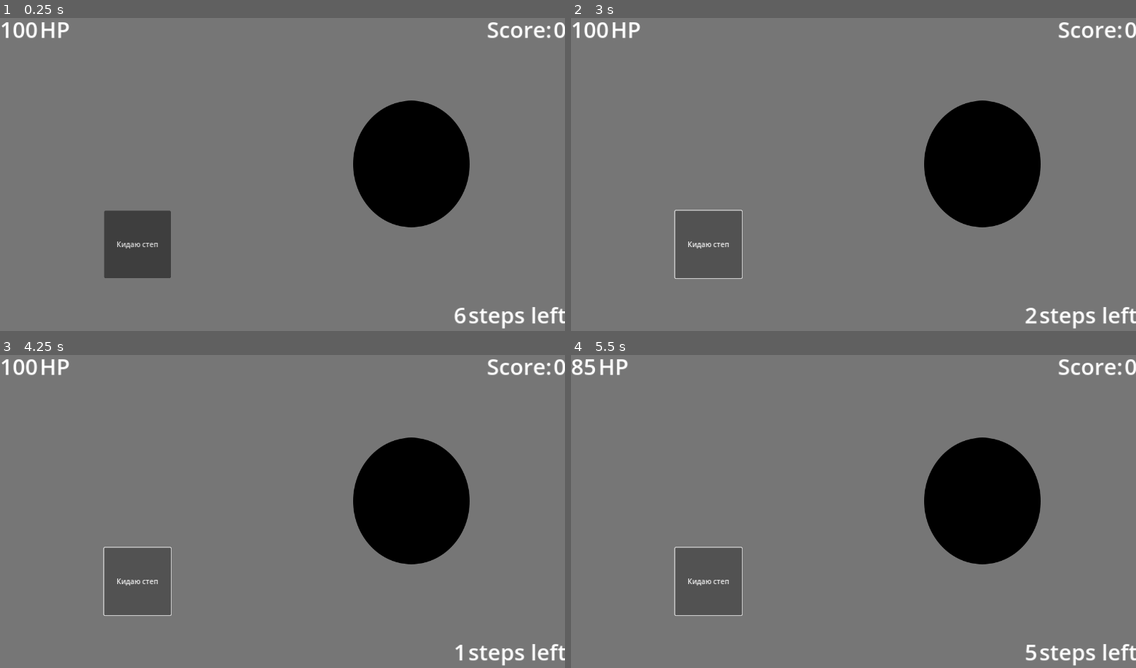
Above: before the commit, frames 1-4 (two rows, left to right).
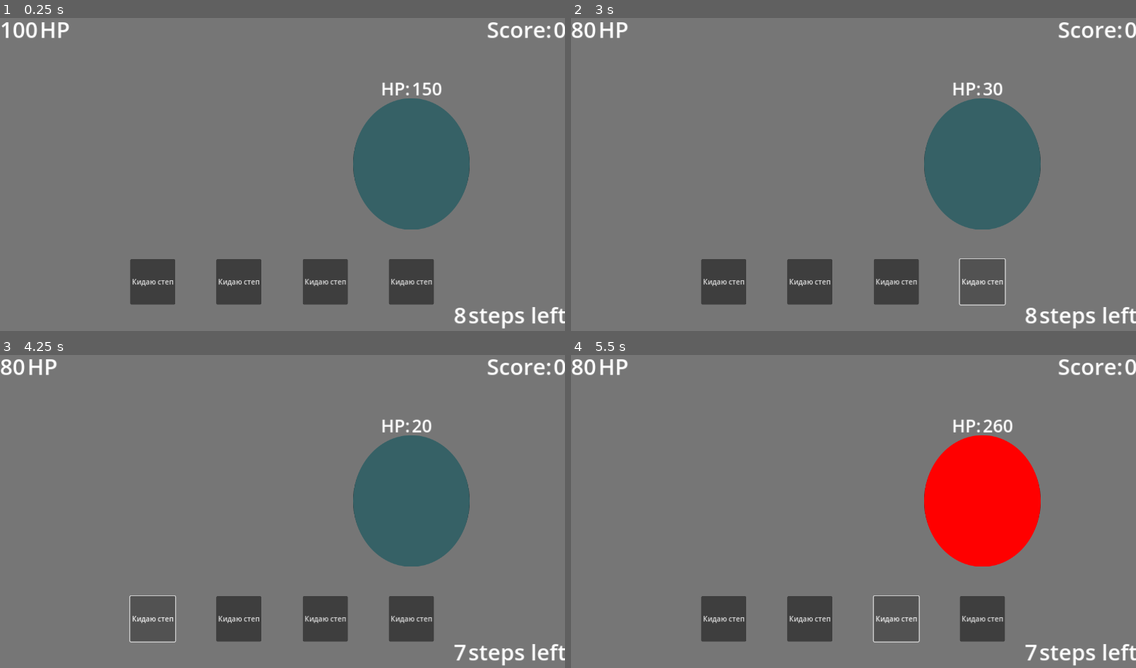
Above: after the commit, the same moments.

Repository: Kpokoko/cocojam
Game: Godot game, scene res://game/Scenes/main_game_scene.tscn
Same seed, same stepped clock (60 frames per second), same inputs: the game is played once before the commit and once after it.
Inputs:
- Up to frame 1 (0.25 s): no input
- Up to frame 2 (3 s): click "Кидаю степ" at 0.5 s; click "Кидаю степ" at 1.25 s; click "Кидаю степ" at 2 s; click "Кидаю степ" at 2.75 s
- Up to frame 3 (4.25 s): click "Кидаю степ" at 3.5 s
- Up to frame 4 (5.5 s): click "Кидаю степ" at 4.25 s; click "Кидаю степ" at 5 s

The runs differ from the first frame. In frame 1, 13% of the frame differs, in the area x 18-84%, y 20-98%; in frame 2, 14%, in the area x 0-84%, y 1-98%; in frame 3, 14%; in frame 4, 14%.

Commit message:
added some monster logic

Diff:
--- /dev/null
+++ b/Monster.gd
@@ -0,0 +1,28 @@
+extends Node2D
+
+class_name Monster
+
+@export var monster_name: String = "Goblin"
+@export var health: int = 100
+@export var damage: int = 10
+@export var steps_given: int = 6
+@export var sprite_texture: Texture2D
+
+func monster_initialize():
+	Globals.enemy_health = health
+	Globals.damage = damage
+	Globals.set_steps(steps_given)
+	Globals.steps = steps_given
+	Events.enemy_health_changes.emit(health)
+	Events.steps_changes.emit(steps_given)
+
+func take_damage(amount: int, steps: int):
+	Globals.change_enemy_health(-amount)
+	Globals.change_steps(-steps)
+	health = Globals.enemy_health
+	if health <= 0:
+		die()
+
+func die():
+	Globals.spawn_new_monster()
+	queue_free()
--- a/core/events.gd
+++ b/core/events.gd
@@ -3,3 +3,4 @@
 signal point_changes(points: int)
 signal health_changes(health: int)
 signal steps_changes(steps: int)
+signal enemy_health_changes(health: int)
--- a/core/globals.gd
+++ b/core/globals.gd
@@ -2,6 +2,7 @@
 
 var points:= 0
 var health := 100
+var enemy_health := 100
 var steps := 6
 var damage := 15
 var deafault_steps := 6
@@ -13,6 +14,10 @@
 func change_health(diff: int):
 	health += diff
 	Events.health_changes.emit(health)
+
+func change_enemy_health(diff: int):
+	enemy_health += diff
+	Events.enemy_health_changes.emit(enemy_health)
 
 func set_damage(diff: int):
 	damage = diff
@@ -27,3 +32,30 @@
 		steps = deafault_steps
 
 	Events.steps_changes.emit(steps)
+
+func spawn_new_monster():
+
+
+	var monster_scene = preload("res://game/scene_parts/monster.tscn")  # Загружаем сцену монстра
+	var new_monster = monster_scene.instantiate()  # Создаём новый экземпляр
+
+	var old_monster = get_tree().current_scene.get_node_or_null("Monster")
+	if old_monster:
+		new_monster.name = "monster"
+	else:
+		new_monster.name = "Monster"
+	var monster_data = MonsterData.get_random_monster()
+
+	# Применяем параметры
+	new_monster.monster_name = monster_data["name"]
+	new_monster.health = monster_data["health"]
+	new_monster.damage = monster_data["damage"]
+	new_monster.steps_given = monster_data["steps_given"]
+	new_monster.get_node("Sprite2D").texture = monster_data["sprite"]
+	new_monster.monster_initialize()
+
+	# Добавляем монстра в сцену с задержкой (чтобы избежать ошибок загрузки)
+	get_tree().current_scene.call_deferred("add_child", new_monster)
+
+	# Обновляем UI
+	Events.enemy_health_changes.emit(new_monster.health)
--- a/game/Scenes/in_game_hud.gd
+++ b/game/Scenes/in_game_hud.gd
@@ -3,13 +3,15 @@
 @onready var health_label = $HBoxContainer/HP
 @onready var score_label = $HBoxContainer/Score
 @onready var steps_label = $HBoxContainer2/Steps
-
-
+@onready var enemy_health_label = $"../HBoxContainer2/HP_Enemy"
 
 func _ready():
 	Events.health_changes.connect(update_health)
 	Events.point_changes.connect(update_points)
 	Events.steps_changes.connect(update_steps)
+	Events.enemy_health_changes.connect(enemy_take_damage)
+	Globals.spawn_new_monster()
+
 
 func update_health(health: int):
 	health_label.text = str(health)
@@ -20,7 +22,38 @@
 func update_steps(steps: int):
 	steps_label.text = str(steps)
 
+func enemy_take_damage(en_health: int):
+	enemy_health_label.text = str(en_health)
+
+func _on_skill_1_pressed() -> void:
+	var Monster = get_tree().current_scene.get_node_or_null("Monster")
+	var monster = get_tree().current_scene.get_node_or_null("monster")
+	if Monster:
+		Monster.take_damage(10,1)
+	elif monster:
+		monster.take_damage(10,1)
 
 
-func _on_button_pressed() -> void:
-	Globals.change_steps(-1)
+func _on_skill_2_pressed() -> void:
+	var Monster = get_tree().current_scene.get_node_or_null("Monster")
+	var monster = get_tree().current_scene.get_node_or_null("monster")
+	if Monster:
+		Monster.take_damage(20,2)
+	elif monster:
+		monster.take_damage(20,2)
+
+func _on_skill_3_pressed() -> void:
+	var Monster = get_tree().current_scene.get_node_or_null("Monster")
+	var monster = get_tree().current_scene.get_node_or_null("monster")
+	if Monster:
+		Monster.take_damage(40,3)
+	elif monster:
+		monster.take_damage(40,3)
+
+func _on_skill_4_pressed() -> void:
+	var Monster = get_tree().current_scene.get_node_or_null("Monster")
+	var monster = get_tree().current_scene.get_node_or_null("monster")
+	if Monster:
+		Monster.take_damage(50,4)
+	elif monster:
+		monster.take_damage(50,4)
--- a/game/Scenes/main_game_scene.tscn
+++ b/game/Scenes/main_game_scene.tscn
@@ -11,7 +11,7 @@
 position = Vector2(640, 360)
 texture = ExtResource("1_e48mg")
 
-[node name="Enemy" type="Sprite2D" parent="."]
+[node name="DSD" type="Sprite2D" parent="."]
 position = Vector2(932, 341)
 texture = ExtResource("2_2rpgh")
 script = ExtResource("3_gespw")
@@ -79,12 +79,57 @@
 horizontal_alignment = 1
 vertical_alignment = 1
 
-[node name="Button" type="Button" parent="."]
-offset_left = 236.0
-offset_top = 447.0
-offset_right = 387.0
-offset_bottom = 600.0
+[node name="HBoxContainer" type="HBoxContainer" parent="."]
+offset_left = 295.0
+offset_top = 557.0
+offset_right = 1073.0
+offset_bottom = 660.0
+
+[node name="Skill1" type="Button" parent="HBoxContainer"]
+layout_mode = 2
+size_flags_horizontal = 2
+size_flags_vertical = 5
 text = "Кидаю степ
 "
 
-[connection signal="pressed" from="Button" to="in_game_hud" method="_on_button_pressed"]
+[node name="Skill2" type="Button" parent="HBoxContainer"]
+layout_mode = 2
+size_flags_horizontal = 2
+size_flags_vertical = 5
+text = "Кидаю степ
+"
+
+[node name="Skill3" type="Button" parent="HBoxContainer"]
+layout_mode = 2
+size_flags_horizontal = 2
+size_flags_vertical = 5
+text = "Кидаю степ
+"
+
+[node name="Skill4" type="Button" parent="HBoxContainer"]
+layout_mode = 2
+size_flags_horizontal = 2
+size_flags_vertical = 5
+text = "Кидаю степ
+"
+
+[node name="HBoxContainer2" type="HBoxContainer" parent="."]
+offset_left = 863.0
+offset_top = 134.0
+offset_right = 1001.0
+offset_bottom = 207.0
+
+[node name="HP_EnemyLabel" type="Label" parent="HBoxContainer2"]
+layout_mode = 2
+theme_override_font_sizes/font_size = 40
+text = "HP:"
+
+[node name="HP_Enemy" type="Label" parent="HBoxContainer2"]
+layout_mode = 2
+theme_override_font_sizes/font_size = 40
+text = "100"
+
+[connection signal="pressed" from="HBoxContainer/Skill1" to="in_game_hud" method="_on_skill_1_pressed"]
+[connection signal="pressed" from="HBoxContainer/Skill2" to="in_game_hud" method="_on_skill_2_pressed"]
+[connection signal="pressed" from="HBoxContainer/Skill3" to="in_game_hud" method="_on_skill_3_pressed"]
+[connection signal="pressed" from="HBoxContainer/Skill4" to="in_game_hud" method="_on_skill_4_pressed"]
--- /dev/null
+++ b/game/scene_parts/h_box_container.tscn
@@ -0,0 +1,35 @@
+[gd_scene format=3 uid="uid://b5c5v80s5jdm8"]
+
+[node name="HBoxContainer" type="HBoxContainer"]
+offset_left = 295.0
+offset_top = 557.0
+offset_right = 1073.0
+offset_bottom = 660.0
+
+[node name="Skill1" type="Button" parent="."]
+layout_mode = 2
+size_flags_horizontal = 2
+size_flags_vertical = 5
+text = "Кидаю степ
+"
+
+[node name="Skill2" type="Button" parent="."]
+layout_mode = 2
+size_flags_horizontal = 2
+size_flags_vertical = 5
+text = "Кидаю степ
+"
+
+[node name="Skill3" type="Button" parent="."]
+layout_mode = 2
+size_flags_horizontal = 2
+size_flags_vertical = 5
+text = "Кидаю степ
+"
+
+[node name="Skill4" type="Button" parent="."]
+layout_mode = 2
+size_flags_horizontal = 2
+size_flags_vertical = 5
+text = "Кидаю степ
+"
--- /dev/null
+++ b/game/scene_parts/in_game_hud.tscn
@@ -0,0 +1,66 @@
+[gd_scene load_steps=2 format=3 uid="uid://csrmpt0b8wjui"]
+
+[ext_resource type="Script" path="res://game/Scenes/in_game_hud.gd" id="1_xs228"]
+
+[node name="in_game_hud" type="MarginContainer"]
+offset_right = 1283.0
+offset_bottom = 719.0
+script = ExtResource("1_xs228")
+
+[node name="HBoxContainer" type="HBoxContainer" parent="."]
+layout_mode = 2
+size_flags_vertical = 0
+
+[node name="HP" type="Label" parent="HBoxContainer"]
+layout_mode = 2
+theme_override_font_sizes/font_size = 50
+text = "100"
+horizontal_alignment = 1
+vertical_alignment = 1
+
+[node name="Label_HP" type="Label" parent="HBoxContainer"]
+layout_mode = 2
+theme_override_font_sizes/font_size = 50
+text = "HP
+"
+horizontal_alignment = 1
+vertical_alignment = 1
+
+[node name="Control" type="Control" parent="HBoxContainer"]
+layout_mode = 2
+size_flags_horizontal = 3
+
+[node name="Label_Score" type="Label" parent="HBoxContainer"]
+layout_mode = 2
+theme_override_font_sizes/font_size = 50
+text = "Score:
+"
+horizontal_alignment = 1
+vertical_alignment = 1
+
+[node name="Score" type="Label" parent="HBoxContainer"]
+layout_mode = 2
+theme_override_font_sizes/font_size = 50
+text = "0
+"
+horizontal_alignment = 1
+vertical_alignment = 1
+
+[node name="HBoxContainer2" type="HBoxContainer" parent="."]
+layout_mode = 2
+size_flags_horizontal = 8
+size_flags_vertical = 8
+
+[node name="Steps" type="Label" parent="HBoxContainer2"]
+layout_mode = 2
+theme_override_font_sizes/font_size = 50
+text = "6"
+horizontal_alignment = 1
+vertical_alignment = 1
+
+[node name="LabelSteps" type="Label" parent="HBoxContainer2"]
+layout_mode = 2
+theme_override_font_sizes/font_size = 50
+text = "steps left"
+horizontal_alignment = 1
+vertical_alignment = 1
--- /dev/null
+++ b/game/scene_parts/monster.tscn
@@ -0,0 +1,12 @@
+[gd_scene load_steps=3 format=3 uid="uid://csc81uvp57iww"]
+
+[ext_resource type="Script" path="res://Monster.gd" id="1_1iwwo"]
+[ext_resource type="Texture2D" uid="uid://rm1246s2bl2v" path="res://game/sprites/Dragon.svg" id="2_50fuq"]
+
+[node name="Monster" type="Node2D"]
+script = ExtResource("1_1iwwo")
+
+[node name="Sprite2D" type="Sprite2D" parent="."]
+position = Vector2(932, 341)
+scale = Vector2(1, 1.041)
+texture = ExtResource("2_50fuq")
--- /dev/null
+++ b/game/scripts/MonsterData.gd
@@ -0,0 +1,28 @@
+extends Node
+
+var monster_presets = [
+	{
+		"name": "Goblin",
+		"health": 80,
+		"damage": 10,
+		"steps_given": 5,
+		"sprite": preload("res://game/sprites/Goblin.svg")
+	},
+	{
+		"name": "Orc",
+		"health": 150,
+		"damage": 20,
+		"steps_given": 8,
+		"sprite": preload("res://game/sprites/Orc.svg")
+	},
+	{
+		"name": "Dragon",
+		"health": 300,
+		"damage": 40,
+		"steps_given": 10,
+		"sprite": preload("res://game/sprites/Dragon.svg")
+	}
+]
+
+func get_random_monster():
+	return monster_presets[randi() % monster_presets.size()]
--- /dev/null
+++ b/game/sprites/Dragon.svg
@@ -0,0 +1,3 @@
+<svg width="264" height="287" viewBox="0 0 264 287" fill="none" xmlns="http://www.w3.org/2000/svg">
+<ellipse cx="132" cy="143.5" rx="132" ry="143.5" fill="#FF0000"/>
+</svg>
--- /dev/null
+++ b/game/sprites/Goblin.svg
@@ -0,0 +1,3 @@
+<svg width="264" height="287" viewBox="0 0 264 287" fill="none" xmlns="http://www.w3.org/2000/svg">
+<ellipse cx="132" cy="143.5" rx="132" ry="143.5" fill="#2A582F"/>
+</svg>
--- /dev/null
+++ b/game/sprites/Orc.svg
@@ -0,0 +1,3 @@
+<svg width="264" height="287" viewBox="0 0 264 287" fill="none" xmlns="http://www.w3.org/2000/svg">
+<ellipse cx="132" cy="143.5" rx="132" ry="143.5" fill="#366166"/>
+</svg>
--- a/project.godot
+++ b/project.godot
@@ -18,6 +18,7 @@
 
 Events="*res://core/events.gd"
 Globals="*res://core/globals.gd"
+MonsterData="*res://game/scripts/MonsterData.gd"
 
 [display]
 
Not shown, added: game/sprites/Dragon.svg.import
Not shown, added: game/sprites/Goblin.svg.import
Not shown, added: game/sprites/Orc.svg.import
